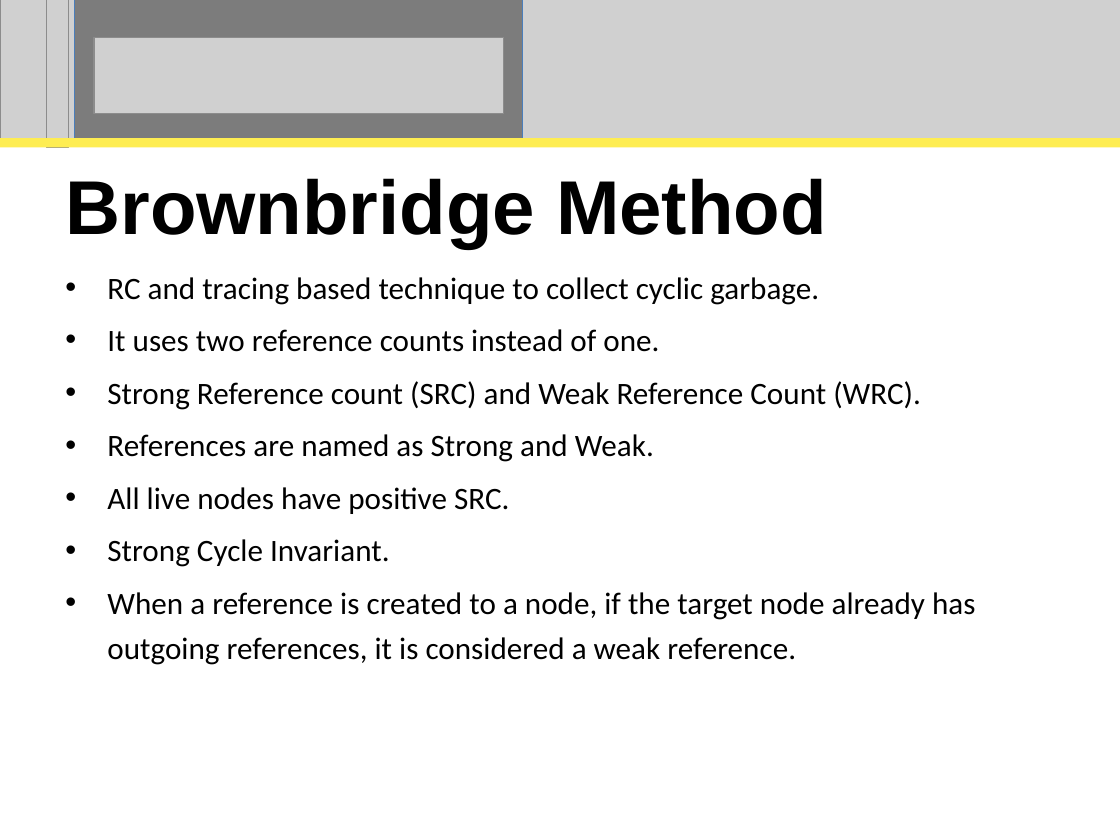
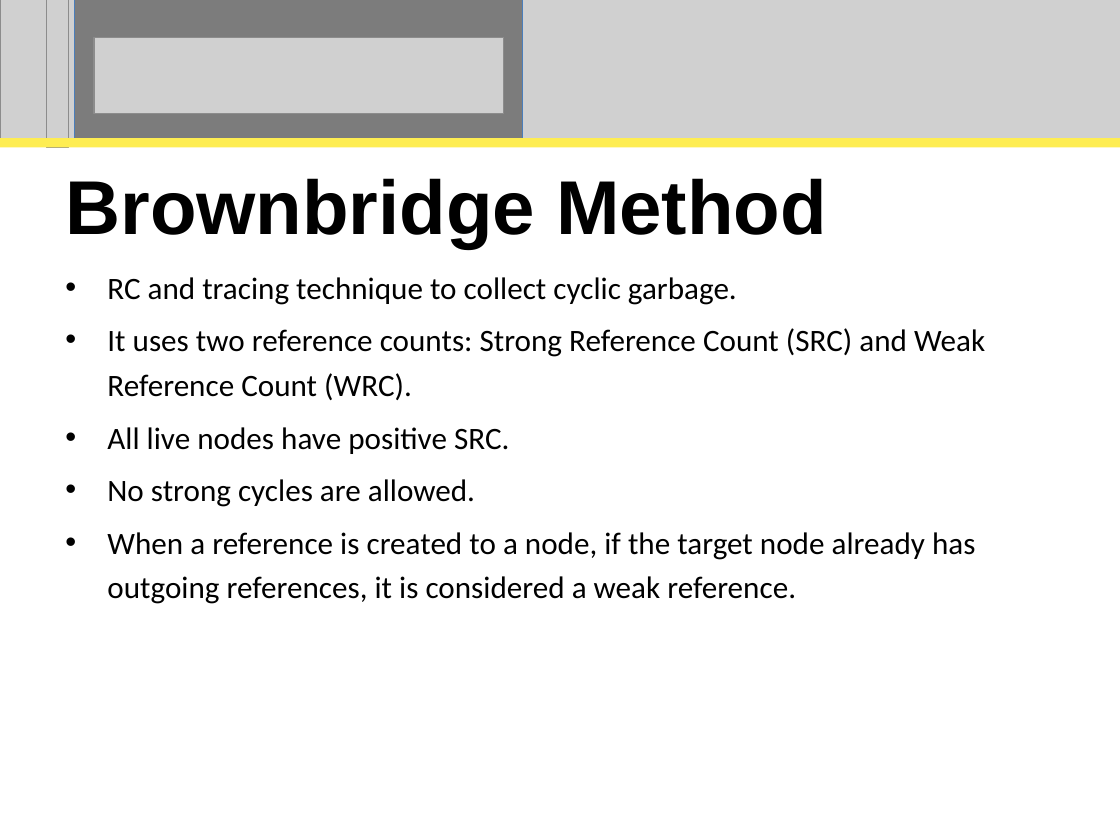
Before and after one commit to perpetualcoder/thesis, a slide deck: slide 25 of thesisppt/defense.ppt. Drawn at 1120x840 pixels with LibreOffice and Linux fonts; fonts in the diff are those of the drawing; grey boxes stand for pictures. Boxes give left, top, right and bottom in pixels: in the first picture for what was removed or moved away, otherwise in the second. Text is boxed around its words. In the diff, an @@ line names an element or a change of style, - is before the commit and + after.

```diff
--- a/thesisppt/defense.ppt
+++ b/thesisppt/defense.ppt
@@ subtitle at (x1=107, y1=277, x2=985, y2=400): text changed @@
-• RC and tracing based technique to collect cyclic garbage.
-• It uses two reference counts instead of one.
-• Strong Reference count (SRC) and Weak Reference Count (WRC).
-• References are named as Strong and Weak.
+• RC and tracing technique to collect cyclic garbage.
+• It uses two reference counts: Strong Reference Count (SRC) and Weak Reference Count (WRC).
@@ subtitle at (x1=107, y1=479, x2=475, y2=507): text changed @@
-• Strong Cycle Invariant.
+• No strong cycles are allowed.
```
Also in this commit, not shown: 26 other slides changed, 1 other file.
